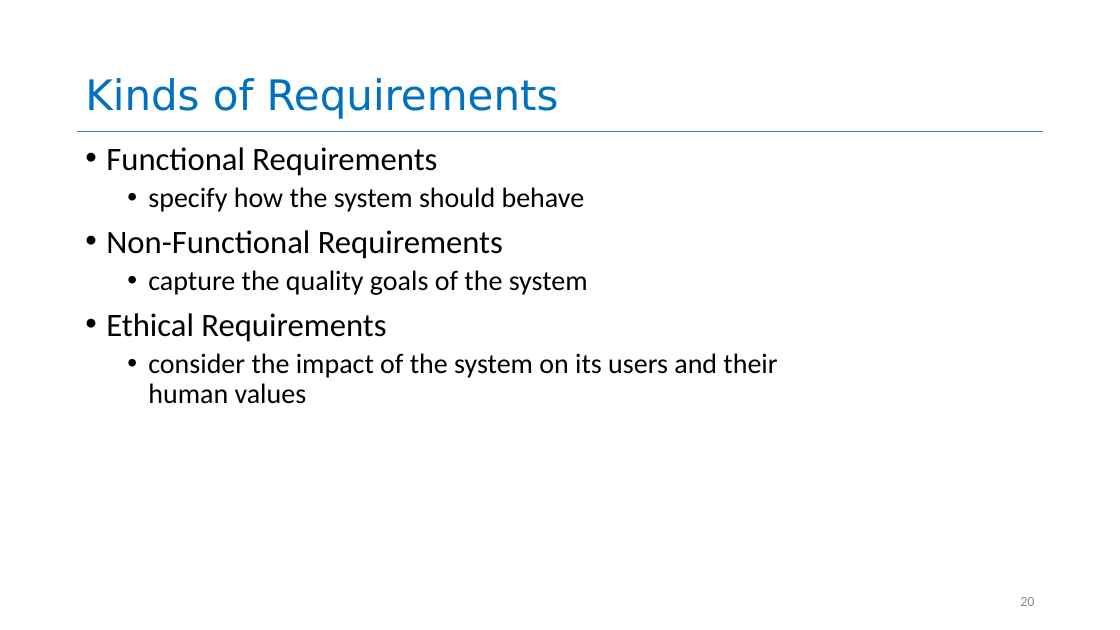
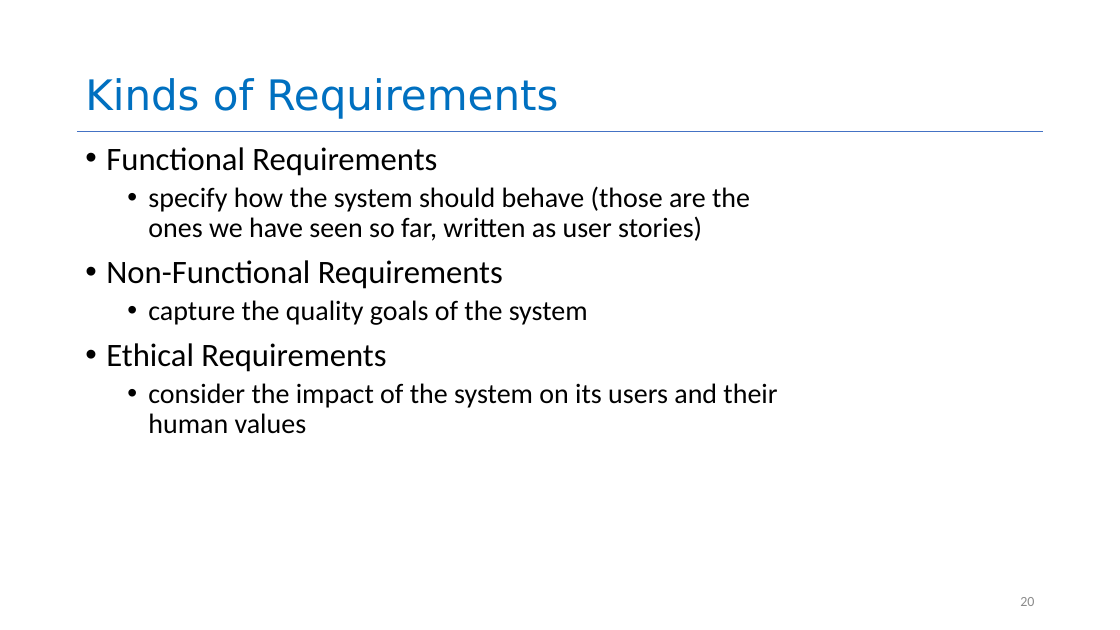
Before and after one commit to yashburshe/CS4530-Fall-2025, a slide deck: slide 20 of Slides/Module 01.2 Requirements Gathering.pptx. Drawn at 1120x630 pixels with LibreOffice and Linux fonts; fonts in the diff are those of the drawing. Boxes give left, top, right and bottom in pixels: in the first picture for what was removed or moved away, otherwise in the second. Text is boxed around its words. In the diff, an @@ line names an element or a change of style, - is before the commit and + after.

```diff
--- a/Slides/Module 01.2 Requirements Gathering.pptx
+++ b/Slides/Module 01.2 Requirements Gathering.pptx
@@ text at box(148, 186, 750, 241): text changed @@
-  • specify how the system should behave
+  • specify how the system should behave (those are the ones we have seen so far, written as user stories)
```
Also in this commit, not shown: 1 other slide changed, 1 other file.
